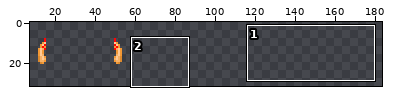
One commit to this sprite sheet: resources/sprites/body_parts.png. Above, an overview of the earlier version with the close-up marked.
Close-up. Before the edit:
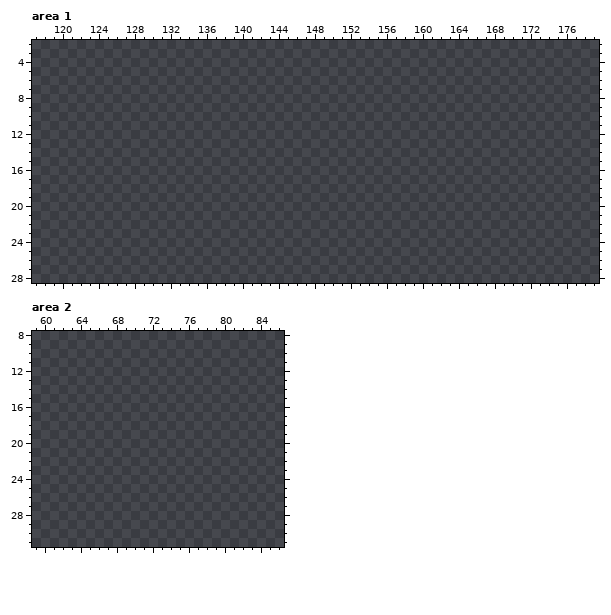
The file is 320x32 pixels. Colours within 5 levels of each other are drawn and written as one. Shown: area 1: x 117..179, y 2..28; area 2: x 59..86, y 8..31. The wide view leaves out empty margins.
And afterwards:
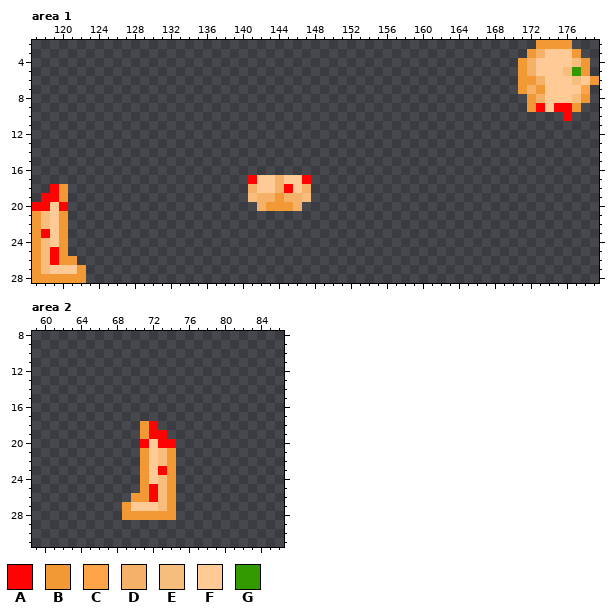
Palette (. is transparent): A #ff0303  B #f29835  C #ffa448  D #f5b167  E #f7bd7d  F #ffca95  G #339900
The exact change:
Area 1:
y 2: x 173..176 .... -> BBBB
y 3: x 172..177 ...... -> BDFFFB
y 4: x 171..178 ........ -> BDFFFFEB
y 5: x 171..178 ........ -> BDFFFEGB
y 6: x 171..179 ......... -> BBDFFFEFB
y 7: x 171..178 ........ -> BDBFFFFC
y 8: x 172..178 ....... -> BDFFFEB
y 9: x 172..177 ...... -> BAFAAB
y 10: x 176 . -> A
y 17: x 141..147 ....... -> AFFDFFA
y 18: x 119..120 .. -> AB; x 141..147 ....... -> DFFDAFD
y 19: x 118..120 ... -> AAB; x 141..147 ....... -> EDDBDDE
y 20: x 117..120 .... -> AAFA; x 142..146 ..... -> DBBBD
y 21..22: x 117..120 .... -> BEFB
y 23: x 117..120 .... -> BAFB
y 24: x 117..120 .... -> BEFB
y 25: x 117..120 .... -> BEAB
y 26: x 117..121 ..... -> BEABB
y 27: x 117..122 ...... -> BEFFFB
y 28: x 117..122 ...... -> BBBBBB
Area 2:
y 18: x 71..72 .. -> BA
y 19: x 71..73 ... -> BAA
y 20: x 71..74 .... -> AFAA
y 21..22: x 71..74 .... -> BFEB
y 23: x 71..74 .... -> BFAB
y 24: x 71..74 .... -> BFEB
y 25: x 71..74 .... -> BAEB
y 26: x 70..74 ..... -> BBAEB
y 27: x 69..74 ...... -> BFFFEB
y 28: x 69..74 ...... -> BBBBBB
